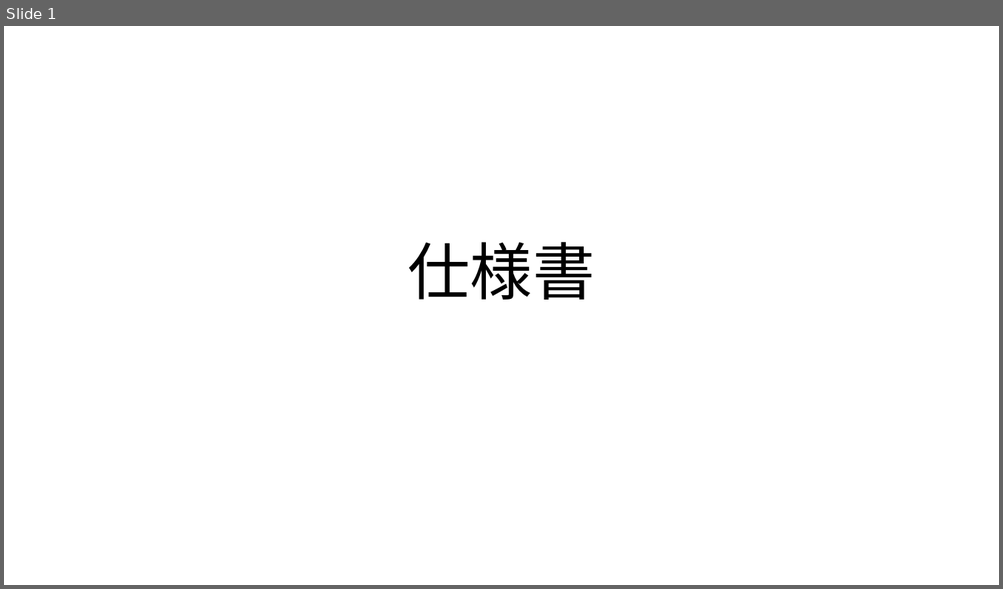
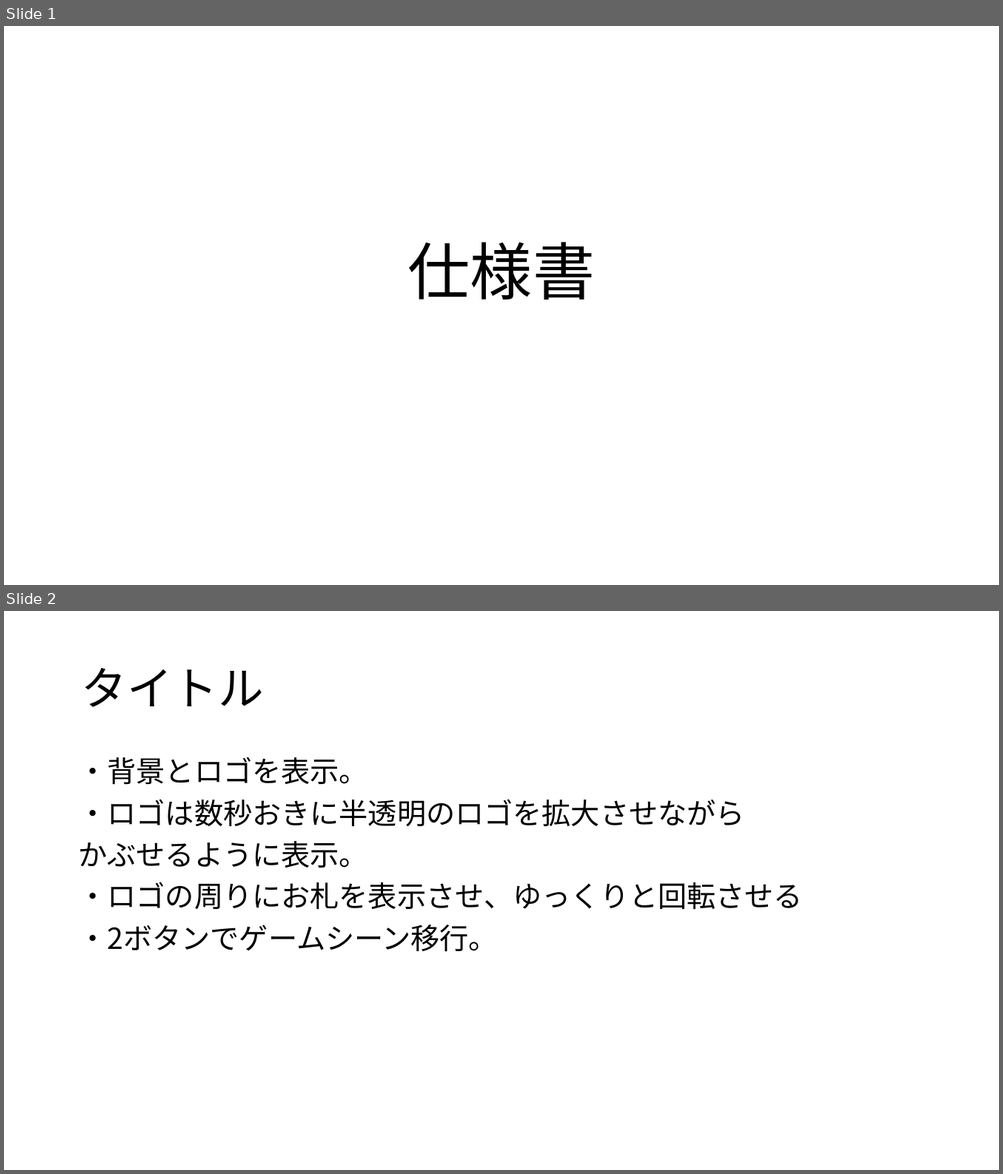
Before and after one commit to GCLUC2019/GameProject, a slide deck: 高松チーム/必要書類/仕様書/仕様書.pptx. Shown one above the other, each under a label of ours: slide 1 before the commit, slides 1 and 2 after it. The pictures are 1003x589 and 1003x1174 pixels, drawn with LibreOffice and Linux fonts; fonts in the diff are those of the drawing. Boxes give left, top, right and bottom in pixels: in the first picture for what was removed or moved away, otherwise in the second. Text is boxed around its words. In the diff, an @@ line names an element or a change of style, - is before the commit and + after.

```diff
--- a/高松チーム/必要書類/仕様書/仕様書.pptx
+++ b/高松チーム/必要書類/仕様書/仕様書.pptx
@@ slide 2 added at (x1=4, y1=611, x2=999, y2=1170), background #FFFFFF @@
@@ title added at (x1=81, y1=668, x2=263, y2=707), 44 pt, text #000000 @@
+タイトル
@@ text added at (x1=79, y1=757, x2=803, y2=952), 28 pt, text #000000 @@
+・背景とロゴを表示。
+・ロゴは数秒おきに半透明のロゴを拡大させながら
+かぶせるように表示。
+・ロゴの周りにお札を表示させ、ゆっくりと回転させる
+・2ボタンでゲームシーン移行。
```
Also in this commit, not shown: 2 slides changed, 6 other slides added, 22 slides removed.
